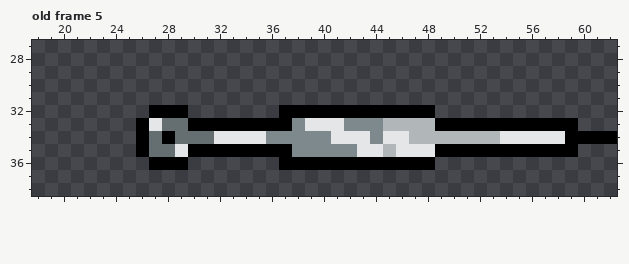
Two states of a pixel-art file, Aseprite/Needle_Attack.aseprite. The first picture shows the starting point.
63x45 pixels, 5 frames. Shown: old frame 5: x 18..62, y 27..38. The commit also changed other frames, which this record leaves out.
The same view after the edit:
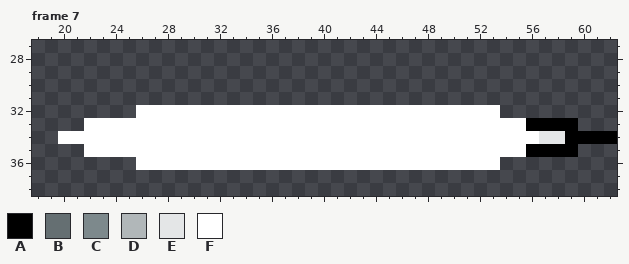
Palette (. is transparent): A #000000  B #656f72  C #7d898c  D #b1b7b9  E #e4e6e7  F #ffffff
A new or re-ordered frame is compared with the old frame closest to it.
The edit:
frames 5 -> 9
layer "Layer 2" now shown
Changed rows in their new state; - is an unchanged pixel.
Frame 7 is new; against old frame 5, layer "Layer 2":
first column x 20:
32 ------FFFFFFFFFFFFFFFFFFFFFFFFFFFF---
33 --FFFFFFFFFFFFFFFFFFFFFFFFFFFFFFFFFF-
34 FFFFFFFFFFFFFFFFFFFFFFFFFFFFFFFFFFFFF
35 --FFFFFFFFFFFFFFFFFFFFFFFFFFFFFFFFFF-
36 ------FFFFFFFFFFFFFFFFFFFFFFFFFFFF---
Boxes around the changes in both pictures, in picture pixels (x1, y1, x2, y2):
changed: (58, 105, 539, 170)
